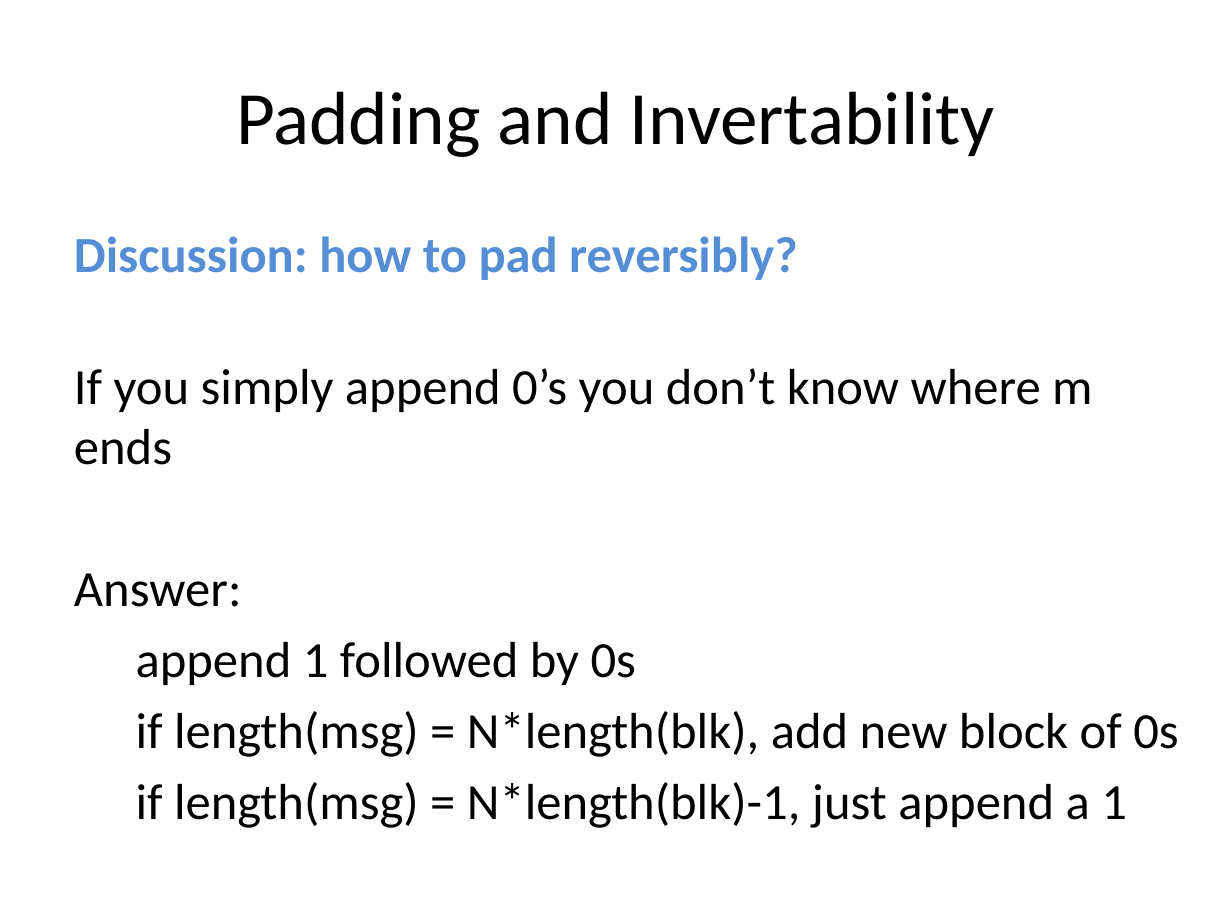
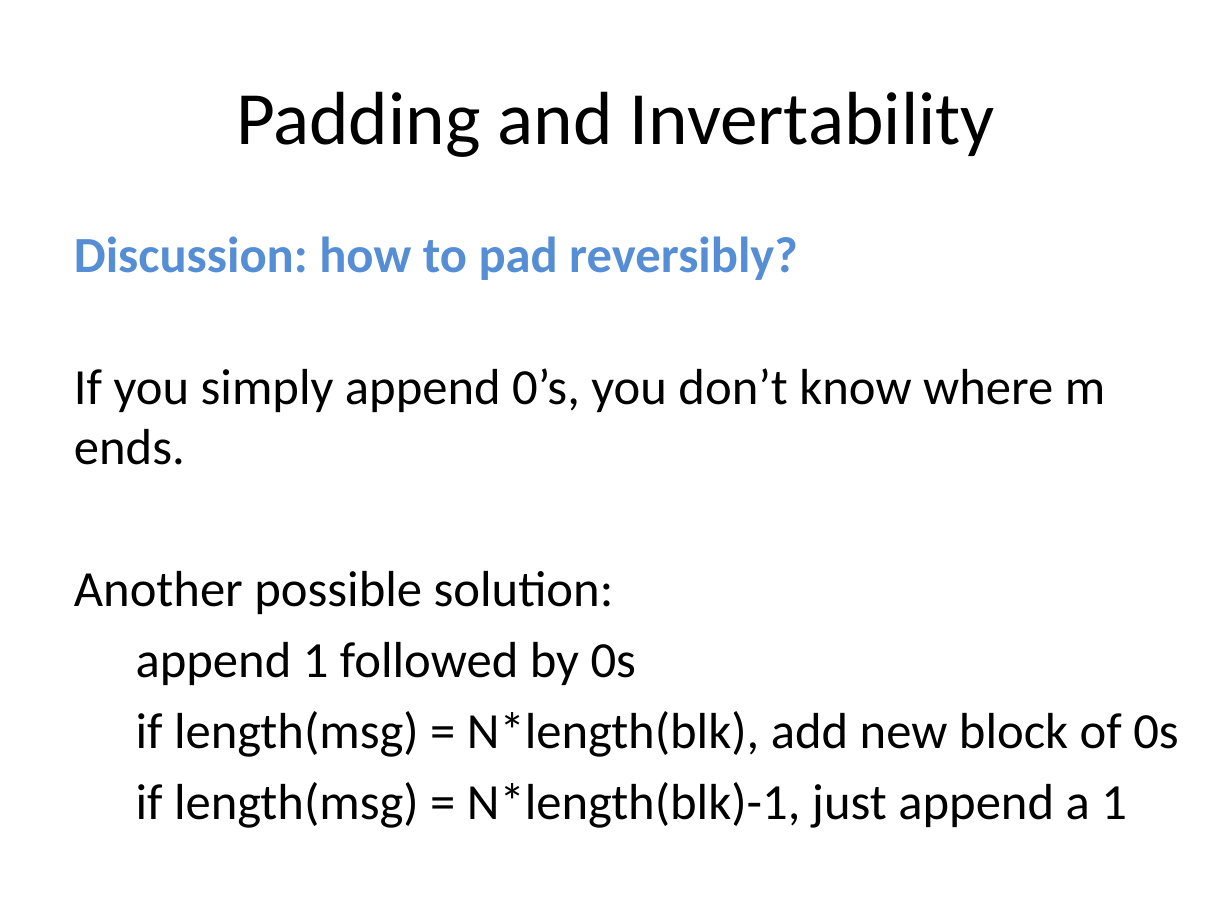
Before and after one commit to noise-lab/security-course, a slide deck: slide 47 of fall2016/lectures/4-Ciphers.pptx (slide 46 before the commit). Drawn at 1232x924 pixels with LibreOffice and Linux fonts; fonts in the diff are those of the drawing. Boxes give left, top, right and bottom in pixels: in the first picture for what was removed or moved away, otherwise in the second. Text is boxed around its words. In the diff, an @@ line names an element or a change of style, - is before the commit and + after.

```diff
--- a/fall2016/lectures/4-Ciphers.pptx
+++ b/fall2016/lectures/4-Ciphers.pptx
@@ text at [74,368,1105,614]: text changed @@
-If you simply append 0’s you don’t know where m ends
-Answer:
+If you simply append 0’s, you don’t know where m ends.
+Another possible solution:
```
Also in this commit, not shown: 2 other slides changed, 4 slides added, 7 other files.
